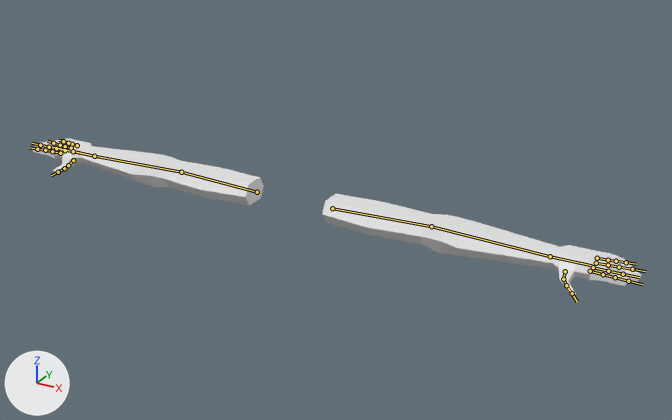
Before and after pictures for a commit that changed the FBX model Assets/Art/fbx/arms_01.fbx.
Camera for both pictures: a 50 mm camera at (2.09, -3.37, 3.2) aimed at (0.39, -0.29, 1.66). The lights are fixed; the arrows at lower left show +X, +Y and +Z. The first picture is the older version. The bones that change, and the others that lie on the model, are drawn over the model as lines.

The first picture shows 'Arms'.
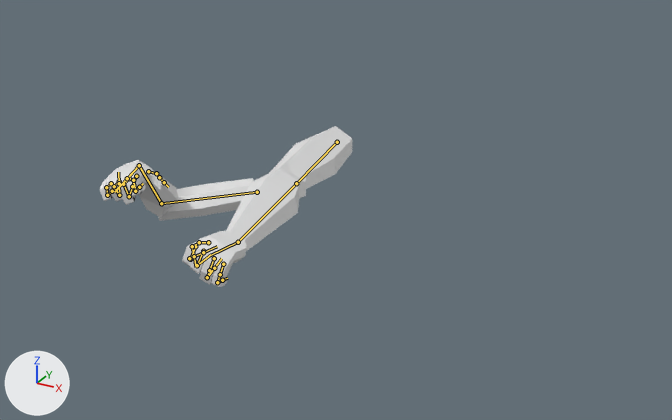
The newer file adds an action. The first version stands in its rest pose; the second is drawn at frame 6 of the action 'Human FPS|Melee_Attack02'.

Boxes (x1, y1, x2, y2) around the edits, measured in the pictures (672 x 420 px):
'Arms', posed (59% narrower)
    before: (32, 138, 641, 295)
    after: (100, 126, 352, 287)
bone 'Bicep.L', root to tip
    before: (332, 208) to (431, 226)
    after: (337, 142) to (296, 183)
bone 'Forearm.L', root to tip
    before: (431, 226) to (550, 256)
    after: (296, 183) to (238, 242)
bone 'Palm.L', root to tip
    before: (550, 256) to (591, 265)
    after: (238, 242) to (210, 255)
bone 'Pinky1.L', root to tip
    before: (597, 258) to (608, 260)
    after: (223, 264) to (220, 274)
bone 'Pinky3.L', root to tip
    before: (616, 261) to (626, 262)
    after: (217, 282) to (222, 280)
bone 'Ring1.L', root to tip
    before: (596, 263) to (608, 265)
    after: (214, 258) to (209, 270)
bone 'Ring2.L', root to tip
    before: (608, 265) to (619, 267)
    after: (209, 270) to (207, 277)
bone 'Ring3.L', root to tip
    before: (619, 267) to (632, 269)
    after: (207, 277) to (214, 268)
bone 'Middle1.L', root to tip
    before: (593, 267) to (608, 271)
    after: (203, 251) to (197, 265)
bone 'Middle2.L', root to tip
    before: (608, 271) to (623, 274)
    after: (197, 265) to (197, 265)
bone 'Middle3.L', root to tip
    before: (623, 274) to (639, 277)
    after: (197, 265) to (211, 254)
bone 'Index1.L', root to tip
    before: (590, 271) to (603, 274)
    after: (195, 246) to (190, 259)
bone 'Index2.L', root to tip
    before: (603, 274) to (615, 277)
    after: (190, 259) to (189, 258)
bone 'Index3.L', root to tip
    before: (615, 277) to (628, 281)
    after: (189, 258) to (203, 252)
bone 'Thumb3.L', root to tip
    before: (566, 285) to (572, 293)
    after: (192, 246) to (194, 256)
bone 'Bicep.R', root to tip
    before: (257, 192) to (181, 172)
    after: (257, 192) to (161, 203)
bone 'Forearm.R', root to tip
    before: (181, 172) to (94, 156)
    after: (161, 203) to (139, 165)
bone 'Palm.R', root to tip
    before: (94, 156) to (70, 150)
    after: (139, 165) to (125, 180)
bone 'Pink2.R', root to tip
    before: (72, 144) to (68, 143)
    after: (106, 187) to (107, 195)
bone 'Pinky3.R', root to tip
    before: (68, 143) to (63, 141)
    after: (107, 195) to (112, 191)
bone 'Ring2.R', root to tip
    before: (65, 146) to (60, 145)
    after: (114, 186) to (119, 195)
bone 'Ring3.R', root to tip
    before: (60, 145) to (53, 143)
    after: (119, 195) to (119, 183)
bone 'Middle2.R', root to tip
    before: (56, 148) to (49, 147)
    after: (123, 184) to (129, 196)
bone 'Middle3.R', root to tip
    before: (49, 147) to (40, 145)
    after: (129, 196) to (132, 186)
bone 'Index2.R', root to tip
    before: (52, 151) to (45, 150)
    after: (133, 180) to (135, 191)
bone 'Index3.R', root to tip
    before: (45, 150) to (37, 149)
    after: (135, 191) to (139, 187)

The change in detail:
Bone 'Bicep.L' (bone_bicep_l) moves from (0.0, 0.0, 0.0) to (-0.293, -0.011, -0.072).
Bone 'Bicep.L' (bone_bicep_l) turns from (0, 0, 0) to (85, 0, -30) degrees about its own x, y and z.
Bone 'Forearm.L' (bone_forearm_l) turns from (0, 0, 0) to (-8, 0, 0) degrees about its own x, y and z.
Bone 'Palm.L' (bone_palm_l) turns from (0, 0, 0) to (15, 10, 6) degrees about its own x, y and z.
Bone 'Pinky1.L' (bone_pinky1_l) moves from (0.0, 0.0, 0.0) to (0.002, 0.001, 0.0).
Bone 'Pinky1.L' (bone_pinky1_l) turns from (0, 0, 0) to (-3, 3, -84) degrees about its own x, y and z.
Bone 'Pinky3.L' (bone_pinky3_l) turns from (0, 0, 0) to (0, 0, -86) degrees about its own x, y and z.
Bone 'Ring1.L' (bone_ring1_l) moves from (0.0, 0.0, 0.0) to (0.001, -0.002, 0.0).
Bone 'Ring1.L' (bone_ring1_l) turns from (0, 0, 0) to (-1, 1, -84) degrees about its own x, y and z.
Bone 'Ring2.L' (bone_ring2_l) turns from (0, 0, 0) to (9, -6, -27) degrees about its own x, y and z.
Bone 'Ring3.L' (bone_ring3_l) turns from (0, 0, 0) to (0, 0, -91) degrees about its own x, y and z.
Bone 'Middle1.L' (bone_middle1_l) moves from (0.0, 0.0, 0.0) to (-0.003, 0.001, 0.0).
Bone 'Middle1.L' (bone_middle1_l) turns from (0, 0, 0) to (6, -6, -90) degrees about its own x, y and z.
Bone 'Middle2.L' (bone_middle2_l) turns from (0, 0, 0) to (14, 3, -53) degrees about its own x, y and z.
Bone 'Middle3.L' (bone_middle3_l) turns from (0, 0, 0) to (-14, -11, -106) degrees about its own x, y and z.
Bone 'Index1.L' (bone_index1_l) turns from (0, 0, 0) to (0, 0, -84) degrees about its own x, y and z.
Bone 'Index2.L' (bone_index2_l) turns from (0, 0, 0) to (33, -3, -60) degrees about its own x, y and z.
Bone 'Index3.L' (bone_index3_l) turns from (0, 0, 0) to (-32, -18, -97) degrees about its own x, y and z.
Bone 'Thumb3.L' (bone_thumb3_l) turns from (0, 0, 0) to (-46, 0, -84) degrees about its own x, y and z.
Bone 'Bicep.R' (bone_bicep_r) turns from (0, 0, 0) to (28, -4, 8) degrees about its own x, y and z.
Bone 'Forearm.R' (bone_forearm_r) turns from (0, 0, 0) to (68, 33, -42) degrees about its own x, y and z.
Bone 'Palm.R' (bone_palm_r) turns from (0, 0, 0) to (14, 37, 50) degrees about its own x, y and z.
Bone 'Pink2.R' (bone_pink2_r) turns from (0, 0, 0) to (0, 0, 64) degrees about its own x, y and z.
Bone 'Pinky3.R' (bone_pinky3_r) turns from (0, 0, 0) to (0, 0, 118) degrees about its own x, y and z.
Bone 'Ring2.R' (bone_ring2_r) turns from (0, 0, 0) to (0, 0, 99) degrees about its own x, y and z.
Bone 'Ring3.R' (bone_ring3_r) turns from (0, 0, 0) to (0, 0, 130) degrees about its own x, y and z.
Bone 'Middle2.R' (bone_middle2_r) turns from (0, 0, 0) to (0, 0, 87) degrees about its own x, y and z.
Bone 'Middle3.R' (bone_middle3_r) turns from (0, 0, 0) to (0, 0, 111) degrees about its own x, y and z.
Bone 'Index2.R' (bone_index2_r) turns from (0, 0, 0) to (0, 0, 54) degrees about its own x, y and z.
Bone 'Index3.R' (bone_index3_r) turns from (0, 0, 0) to (0, 0, 122) degrees about its own x, y and z.
